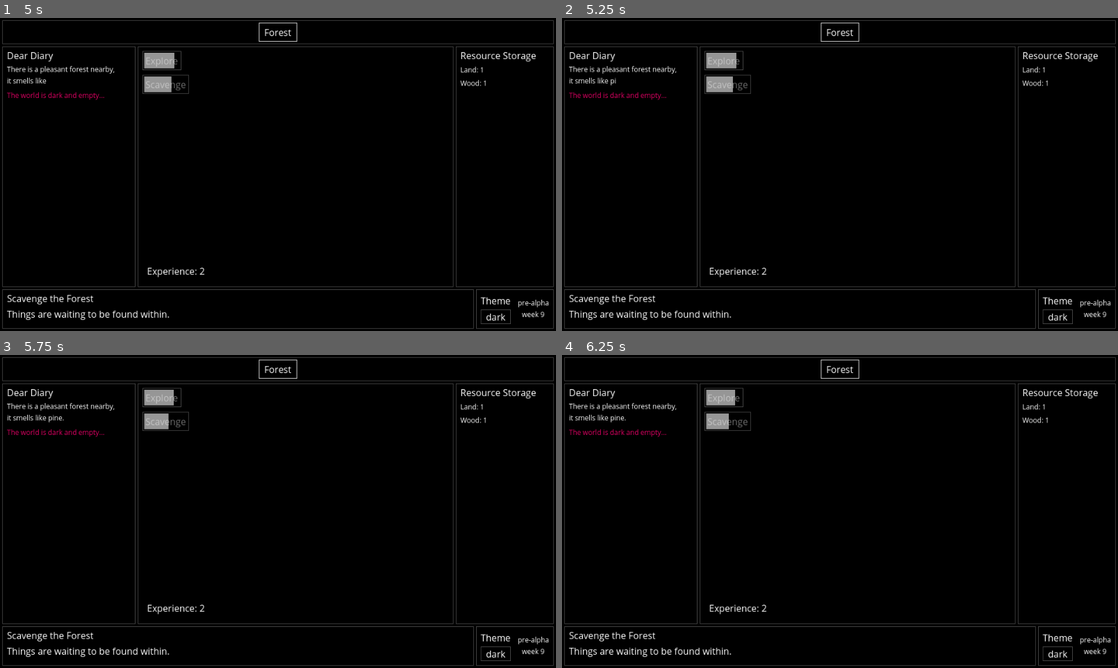
Above: before the commit, frames 1-4 (two rows, left to right).
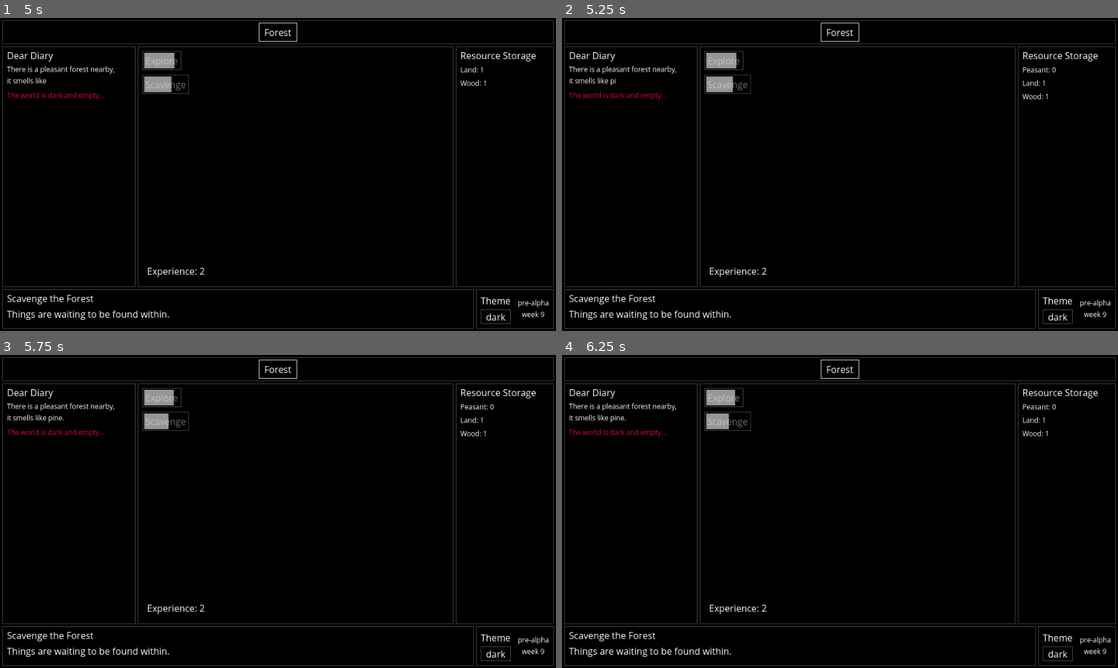
Above: after the commit, the same moments.

Repository: TinyTakinTeller/GodotProjectZero
Game: Godot game, scene res://scenes/autostart/save_file_picker/save_file_picker.tscn
Same seed, same stepped clock (60 frames per second), same inputs: the game is played once before the commit and once after it.
Inputs (mouse positions are in pixels of both pictures, inside the frame that each line leads up to):
- Up to frame 1 (5 s): click "Explore" at 0.5 s; click "Scavenge" at 1.25 s; click "dark" at 2 s; click "debug" at 2.75 s; tap Enter at 3.5 s; move the mouse to (400, 158) at 3.52 s; hold Right 3.53-4.25 s; hold Ctrl 3.53-4.25 s; click (400, 158) at 3.67 s; drag from (166, 190) to (250, 237) at 4.27 s
- Up to frame 2 (5.25 s): move the mouse to (895, 105) at 5.02 s; hold Right from 5.03 s (still down); tap Z at 5.1 s
- Up to frame 3 (5.75 s): keep holding Right
- Up to frame 4 (6.25 s): release Right at 5.75 s; tap Space at 5.75 s; drag from (812, 574) to (673, 464) at 5.77 s

Frame 1 is identical in both runs. In frame 2, 0.2% of the frame differs, in the area x 82-89%, y 15-26%; in frame 3, 0.2%; in frame 4, 0.2%.
Error before the commit: Invalid access to property or key 'last_utc_time' on a base object of type 'Dictionary'. (res://global/autoload/save_file/save_file.gd:294)

Commit message:
hotfix: mason not found, metadata not found

Diff:
--- a/global/autoload/save_file/save_file.gd
+++ b/global/autoload/save_file/save_file.gd
@@ -289,18 +289,6 @@
 
 
 func _update_metadata() -> void:
-	if Game.params["debug_logs"]:
-		print("Update Metadata [last_utc_time]")
-		var last_time: Dictionary = metadata["last_utc_time"]
-		var now_time: Dictionary = Time.get_datetime_dict_from_system(true)
-		print(last_time)
-		print(now_time)
-		var unix_delta: int = (
-			Time.get_unix_time_from_datetime_dict(now_time)
-			- Time.get_unix_time_from_datetime_dict(last_time)
-		)
-		print(DateTimeUtils.format_seconds(unix_delta))
-
 	metadata["last_utc_time"] = Time.get_datetime_dict_from_system(true)
 	metadata["last_timezone"] = Time.get_time_zone_from_system()
 	_sanitize_timezone(metadata["last_timezone"])
--- a/scenes/controller/worker_controller/worker_controller.gd
+++ b/scenes/controller/worker_controller/worker_controller.gd
@@ -88,18 +88,12 @@
 		_generate_from(resources, -efficiency, generated_workers, w_consume, -count, total_eff)
 		_generate_from(resources, efficiency, generated_resources, produces, count, total_eff)
 
-		# producing new workers (peasants) after building houses but before producing swordsmens
-		if worker_role_id == "mason":
-			var resource_id: String = Game.WORKER_RESOURCE_ID
-			var new_workers: int = _calculate_generated_worker_resource_from_houses(
-				resources, multiplier
-			)
-			generated_resources[resource_id] = Limits.safe_addition(
-				generated_resources.get(resource_id, 0), new_workers
-			)
-			total_eff[resource_id] = Limits.safe_addition(
-				total_eff.get(resource_id, 0), new_workers
-			)
+	var resource_id: String = Game.WORKER_RESOURCE_ID
+	var new_workers: int = _calculate_generated_worker_resource_from_houses(resources, multiplier)
+	generated_resources[resource_id] = Limits.safe_addition(
+		generated_resources.get(resource_id, 0), new_workers
+	)
+	total_eff[resource_id] = Limits.safe_addition(total_eff.get(resource_id, 0), new_workers)
 
 	return {
 		"resources": generated_resources,
